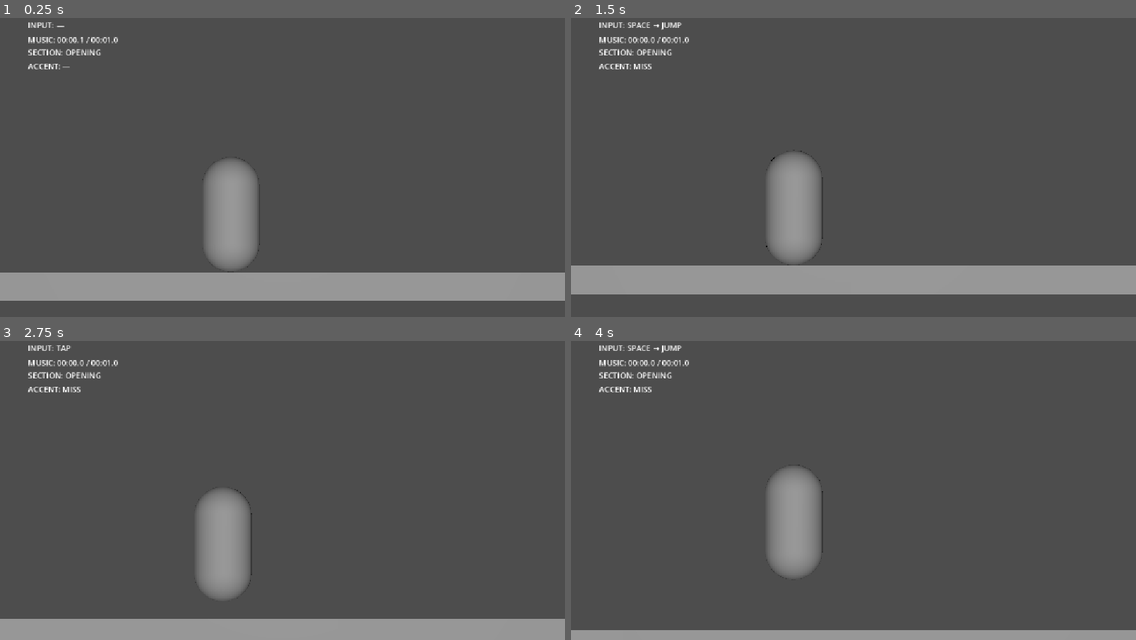
Above: before the commit, frames 1-4 (two rows, left to right).
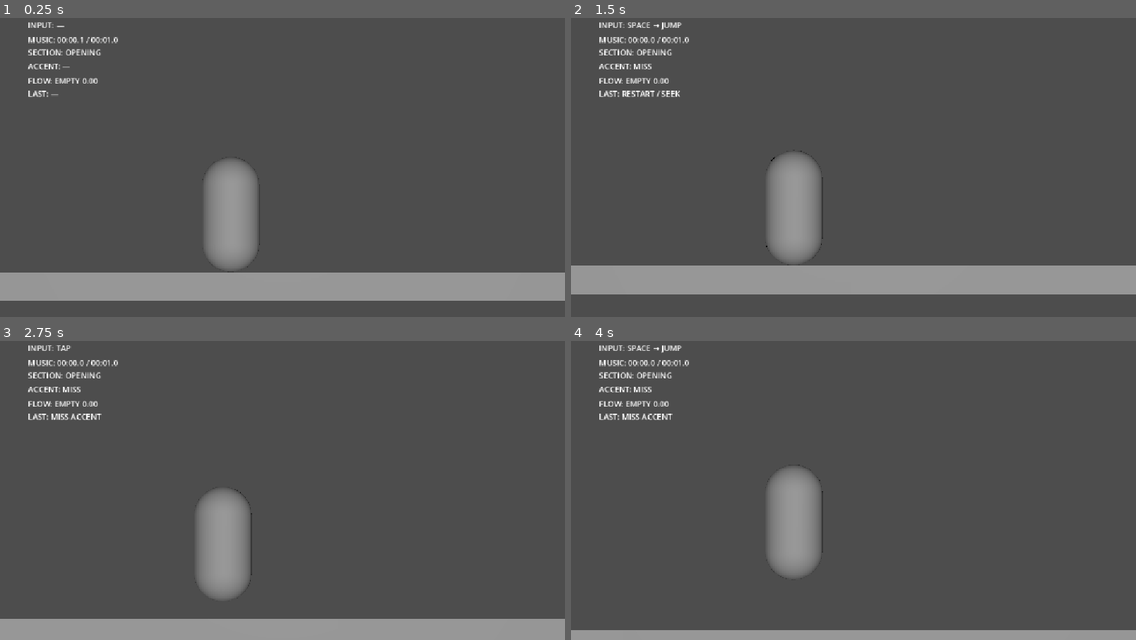
Above: after the commit, the same moments.

Repository: cemtheman/pasderun
Game: Godot game, scene res://scenes/gameplay/generated/graceful_opening_00_30_runtime.tscn
Same seed, same stepped clock (60 frames per second), same inputs: the game is played once before the commit and once after it. This scene is started directly instead of the project's main scene. Sound files missing from this copy of the repository are replaced by a short silence.
Inputs (mouse positions are in pixels of both pictures, inside the frame that each line leads up to):
- Up to frame 1 (0.25 s): no input
- Up to frame 2 (1.5 s): move the mouse to (977, 143) at 0.52 s; tap Space (jump) at 0.6, 0.77, 1.07 s; click (977, 143) at 0.67 s; drag from (740, 173) to (825, 221) at 1.27 s
- Up to frame 3 (2.75 s): tap Enter at 2 s; move the mouse to (339, 412) at 2.02 s; tap Space (jump) at 2.1 s; click (339, 412) at 2.17 s
- Up to frame 4 (4 s): drag from (825, 544) to (684, 433) at 2.77 s; tap Space (jump) at 3.5, 3.6, 3.77 s; move the mouse to (1023, 529) at 3.52 s; click (1023, 529) at 3.67 s

The runs differ from the first frame. In frame 1, 0.2% of the frame differs, in the area x 5-18%, y 20-27%; in frame 2, 0.3%, in the area x 5-20%, y 20-27%; in frame 3, 0.3%; in frame 4, 0.3%.

Commit message:
feat: add flow continuity prototype

Diff:
--- /dev/null
+++ b/scenes/gameplay/flow_tracker.gd
@@ -0,0 +1,289 @@
+extends Node
+
+signal flow_state_changed(state: StringName, value: float)
+signal flow_changed(value: float, delta: float, reason: String)
+
+const FLOW_THRESHOLDS := {
+	&"BUILDING": 0.05,
+	&"FLOWING": 0.45,
+	&"STRONG_FLOW": 0.75,
+}
+
+const CONTRIBUTIONS := {
+	&"JUMP": 0.14,
+	&"BALANCE": 0.14,
+	&"SAFE_ROUTE": 0.08,
+	&"TECHNICAL_ROUTE": 0.14,
+	&"PERFECT": 0.16,
+	&"GOOD": 0.11,
+	&"EARLY": 0.04,
+	&"LATE": 0.04,
+}
+
+const MISS_RETAINED_FRACTION := 0.75
+const CONTINUITY_WINDOW_SECONDS := 8.0
+const CONTINUITY_BONUS_PER_LINK := 0.02
+const MAX_CONTINUITY_LINKS := 3
+const MEANINGFUL_HOLD_SECONDS := 0.35
+const DECAY_GRACE_SECONDS := 6.0
+const DECAY_PER_SECOND := 0.01
+const LANDING_MARGIN_X := 0.15
+const LANDING_SEARCH_X := 6.0
+
+@export var dancer: CharacterBody3D
+@export var music_timeline: Node
+@export var musicality: Node
+@export var generated_level: Node3D
+@export var debug_label: Label
+@export_file("*.json") var geometry_plan_path := "res://data/geometry/graceful_opening.geometry_plan_v0_1.json"
+
+var flow_value := 0.0
+var _flow_state: StringName = &"EMPTY"
+var _last_reason := "—"
+var _last_playback_time := 0.0
+var _last_success_time := -INF
+var _continuity_links := 0
+var _fall_was_active := false
+var _balance_was_active := false
+var _balance_hold_seconds := 0.0
+var _jump_events: Array[Dictionary] = []
+var _fork_events: Array[Dictionary] = []
+
+
+func _ready() -> void:
+	if dancer == null or music_timeline == null or musicality == null or generated_level == null:
+		push_error("FlowTracker requires Dancer, MusicTimeline, Musicality, and GeneratedLevel references.")
+		set_physics_process(false)
+		return
+	if not musicality.has_signal(&"accent_evaluated"):
+		push_error("FlowTracker requires Musicality accent_evaluated signal.")
+		set_physics_process(false)
+		return
+	musicality.connect(&"accent_evaluated", Callable(self, "_on_accent_evaluated"))
+	if not _load_geometry_opportunities():
+		set_physics_process(false)
+		return
+	_last_playback_time = _playback_time()
+	_update_debug(0.0, "—")
+
+
+func _physics_process(delta: float) -> void:
+	var playback_time := _playback_time()
+	if playback_time + 0.05 < _last_playback_time:
+		_reset_flow("RESTART / SEEK")
+		_reset_opportunities()
+	_last_playback_time = playback_time
+
+	var has_fallen := bool(dancer.get("has_fallen"))
+	if has_fallen and not _fall_was_active:
+		_reset_flow("SERIOUS INTERRUPTION: FALL")
+	_fall_was_active = has_fallen
+	if has_fallen:
+		return
+
+	_track_balance(delta, playback_time)
+	_track_jump_events(playback_time)
+	_track_forks(playback_time)
+	_apply_gentle_decay(delta, playback_time)
+
+
+func get_flow_state() -> StringName:
+	if flow_value >= float(FLOW_THRESHOLDS[&"STRONG_FLOW"]):
+		return &"STRONG_FLOW"
+	if flow_value >= float(FLOW_THRESHOLDS[&"FLOWING"]):
+		return &"FLOWING"
+	if flow_value >= float(FLOW_THRESHOLDS[&"BUILDING"]):
+		return &"BUILDING"
+	return &"EMPTY"
+
+
+func _load_geometry_opportunities() -> bool:
+	var file := FileAccess.open(geometry_plan_path, FileAccess.READ)
+	if file == null:
+		push_error("FlowTracker could not open geometry plan: %s" % geometry_plan_path)
+		return false
+	var parsed: Variant = JSON.parse_string(file.get_as_text())
+	if not parsed is Dictionary:
+		push_error("FlowTracker geometry plan is invalid.")
+		return false
+	var plan: Dictionary = parsed
+	if not plan.has("events"):
+		push_error("FlowTracker geometry plan has no events.")
+		return false
+
+	_jump_events.clear()
+	_fork_events.clear()
+	for source_event: Dictionary in plan["events"]:
+		var movement_class := StringName(source_event["source_class"])
+		var branch: Variant = source_event.get("branch")
+		if branch != null:
+			var technical_gap := _find_segment(branch["routes"]["technical"]["segments"], "MEDIUM_GAP")
+			_fork_events.append({
+				"source_time": float(source_event["source_time"]),
+				"event_x": float(source_event["world"]["event_x"]),
+				"split_x": float(branch["split"]["x"]),
+				"merge_x": float(branch["merge"]["x"]),
+				"safe_elevation": float(branch["routes"]["safe"]["elevation"]),
+				"technical_elevation": float(branch["routes"]["technical"]["elevation"]),
+				"gap_start_x": float(technical_gap["start_x"]),
+				"gap_end_x": float(technical_gap["end_x"]),
+				"route": &"",
+				"gap_airborne": false,
+				"gap_landed": false,
+				"resolved": false,
+			})
+		elif String(movement_class).ends_with("_JUMP") or movement_class == &"LARGE_TRAVELLING_LEAP":
+			var geometry: Dictionary = source_event["geometry"]
+			_jump_events.append({
+				"source_time": float(source_event["source_time"]),
+				"movement_class": movement_class,
+				"start_x": float(geometry["start_x"]),
+				"end_x": float(geometry["end_x"]),
+				"airborne": false,
+				"resolved": false,
+			})
+	return true
+
+
+func _find_segment(segments: Array, segment_type: String) -> Dictionary:
+	for segment: Dictionary in segments:
+		if String(segment["type"]) == segment_type:
+			return segment
+	return {}
+
+
+func _track_balance(delta: float, playback_time: float) -> void:
+	var active := bool(dancer.get("in_balance_zone"))
+	if active:
+		_balance_was_active = true
+		if bool(dancer.get("pressing")) and bool(dancer.get("hold_triggered")):
+			_balance_hold_seconds += delta
+	elif _balance_was_active:
+		if _balance_hold_seconds >= MEANINGFUL_HOLD_SECONDS:
+			_apply_success(float(CONTRIBUTIONS[&"BALANCE"]), "BALANCE SUCCESS", playback_time)
+		_balance_was_active = false
+		_balance_hold_seconds = 0.0
+
+
+func _track_jump_events(playback_time: float) -> void:
+	var world_x := dancer.global_position.x
+	var on_floor := dancer.is_on_floor()
+	for event in _jump_events:
+		if event["resolved"]:
+			continue
+		var start_x: float = event["start_x"]
+		var end_x: float = event["end_x"]
+		if world_x >= start_x - 1.0 and world_x <= end_x + LANDING_SEARCH_X and not on_floor:
+			event["airborne"] = true
+		if event["airborne"] and world_x >= end_x + LANDING_MARGIN_X and on_floor:
+			event["resolved"] = true
+			_apply_success(float(CONTRIBUTIONS[&"JUMP"]), "%s SUCCESS" % event["movement_class"], playback_time)
+		elif world_x > end_x + LANDING_SEARCH_X:
+			event["resolved"] = true
+
+
+func _track_forks(playback_time: float) -> void:
+	var world_x := dancer.global_position.x
+	var world_y := dancer.global_position.y
+	var on_floor := dancer.is_on_floor()
+	for event in _fork_events:
+		if event["resolved"] or world_x < float(event["split_x"]):
+			continue
+		if event["route"] == &"" and world_x <= float(event["merge_x"]):
+			var route_threshold := lerpf(float(event["safe_elevation"]), float(event["technical_elevation"]), 0.5)
+			if on_floor and world_y > route_threshold:
+				event["route"] = &"TECHNICAL"
+			elif on_floor and world_y <= route_threshold:
+				event["route"] = &"SAFE"
+
+		if event["route"] == &"TECHNICAL":
+			if world_x >= float(event["gap_start_x"]) - 0.5 \
+			and world_x <= float(event["gap_end_x"]) + LANDING_SEARCH_X \
+			and not on_floor:
+				event["gap_airborne"] = true
+			if event["gap_airborne"] \
+			and world_x >= float(event["gap_end_x"]) + LANDING_MARGIN_X \
+			and on_floor \
+			and world_y > lerpf(float(event["safe_elevation"]), float(event["technical_elevation"]), 0.5):
+				event["gap_landed"] = true
+
+		if world_x >= float(event["merge_x"]) + LANDING_MARGIN_X and on_floor:
+			event["resolved"] = true
+			if event["route"] == &"TECHNICAL" and event["gap_landed"]:
+				_apply_success(float(CONTRIBUTIONS[&"TECHNICAL_ROUTE"]), "TECHNICAL ROUTE COMPLETE", playback_time)
+			else:
+				_apply_success(float(CONTRIBUTIONS[&"SAFE_ROUTE"]), "SAFE ROUTE COMPLETE", playback_time)
+		elif world_x > float(event["merge_x"]) + LANDING_SEARCH_X:
+			event["resolved"] = true
+
+
+func _on_accent_evaluated(classification: StringName, delta: float, _marker_time: float) -> void:
+	if classification == &"MISS":
+		var previous := flow_value
+		_set_flow(flow_value * MISS_RETAINED_FRACTION, "MISS ACCENT")
+		flow_changed.emit(flow_value, flow_value - previous, "MISS ACCENT")
+		return
+	if not CONTRIBUTIONS.has(classification):
+		return
+	var direction := "" if classification in [&"PERFECT", &"GOOD"] else " (%+.2fs)" % delta
+	_apply_success(float(CONTRIBUTIONS[classification]), "%s ACCENT%s" % [classification, direction], _playback_time())
+
+
+func _apply_success(base_amount: float, reason: String, playback_time: float) -> void:
+	if playback_time - _last_success_time <= CONTINUITY_WINDOW_SECONDS:
+		_continuity_links = mini(_continuity_links + 1, MAX_CONTINUITY_LINKS)
+	else:
+		_continuity_links = 0
+	var amount := base_amount + CONTINUITY_BONUS_PER_LINK * _continuity_links
+	var previous := flow_value
+	_set_flow(flow_value + amount, reason)
+	_last_success_time = playback_time
+	flow_changed.emit(flow_value, flow_value - previous, reason)
+
+
+func _apply_gentle_decay(delta: float, playback_time: float) -> void:
+	if _last_success_time == -INF or playback_time - _last_success_time <= DECAY_GRACE_SECONDS:
+		return
+	var previous := flow_value
+	_set_flow(flow_value - DECAY_PER_SECOND * delta, "MUSICAL SPACE")
+	if not is_equal_approx(previous, flow_value):
+		flow_changed.emit(flow_value, flow_value - previous, "MUSICAL SPACE")
+
+
+func _set_flow(value: float, reason: String) -> void:
+	flow_value = clampf(value, 0.0, 1.0)
+	_last_reason = reason
+	var next_state := get_flow_state()
+	if next_state != _flow_state:
+		_flow_state = next_state
+		flow_state_changed.emit(_flow_state, flow_value)
+	_update_debug(flow_value, reason)
+
+
+func _reset_flow(reason: String) -> void:
+	_continuity_links = 0
+	_last_success_time = -INF
+	_balance_was_active = false
+	_balance_hold_seconds = 0.0
+	_set_flow(0.0, reason)
+
+
+func _reset_opportunities() -> void:
+	for event in _jump_events:
+		event["airborne"] = false
+		event["resolved"] = false
+	for event in _fork_events:
+		event["route"] = &""
+		event["gap_airborne"] = false
+		event["gap_landed"] = false
+		event["resolved"] = false
+
+
+func _playback_time() -> float:
+	return float(music_timeline.call("get_playback_time"))
+
+
+func _update_debug(_value: float, reason: String) -> void:
+	if debug_label == null:
+		return
+	debug_label.text = "FLOW: %s %.2f\nLAST: %s" % [get_flow_state(), flow_value, reason]
--- a/scenes/gameplay/generated/graceful_opening_00_30_runtime.tscn
+++ b/scenes/gameplay/generated/graceful_opening_00_30_runtime.tscn
@@ -8,6 +8,7 @@
 [ext_resource type="Script" path="res://scenes/gameplay/musicality.gd" id="6_musicality"]
 [ext_resource type="PackedScene" path="res://scenes/gameplay/generated/graceful_opening_00_30.tscn" id="7_generated"]
 [ext_resource type="Script" path="res://scenes/gameplay/generated/fork_debug_visualization.gd" id="8_debug"]
+[ext_resource type="Script" path="res://scenes/gameplay/flow_tracker.gd" id="9_flow"]
 
 [sub_resource type="CapsuleMesh" id="CapsuleMesh_runtime"]
 
@@ -61,6 +62,14 @@
 dancer = NodePath("../../Dancer")
 debug_label = NodePath("../../DebugHUD/AccentDebug")
 
+[node name="FlowTracker" type="Node" parent="." node_paths=PackedStringArray("dancer", "music_timeline", "musicality", "generated_level", "debug_label")]
+script = ExtResource("9_flow")
+dancer = NodePath("../Dancer")
+music_timeline = NodePath("../Music/MusicTimeline")
+musicality = NodePath("../Music/Musicality")
+generated_level = NodePath("../GeneratedLevel")
+debug_label = NodePath("../DebugHUD/FlowDebug")
+
 [node name="Dancer" type="CharacterBody3D" parent="." node_paths=PackedStringArray("input_debug_label")]
 position = Vector3(0, 1.5, 0)
 script = ExtResource("3_dancer")
@@ -94,3 +103,10 @@
 offset_right = 330.0
 offset_bottom = 147.0
 text = "ACCENT: —"
+
+[node name="FlowDebug" type="Label" parent="DebugHUD"]
+offset_left = 57.0
+offset_top = 154.0
+offset_right = 390.0
+offset_bottom = 200.0
+text = "FLOW: EMPTY 0.00\nLAST: —"
--- a/scenes/gameplay/musicality.gd
+++ b/scenes/gameplay/musicality.gd
@@ -1,4 +1,6 @@
 extends Node
+
+signal accent_evaluated(classification: StringName, delta: float, marker_time: float)
 
 const ACCENT_MARKERS: Array[float] = [18.0, 22.0, 26.0]
 const PERFECT_WINDOW := 0.12
@@ -45,18 +47,21 @@
 	var accent_index := _nearest_available_accent(playback_time)
 	if accent_index < 0:
 		_show_feedback("MISS")
+		accent_evaluated.emit(&"MISS", 0.0, -1.0)
 		return
 
 	var delta := playback_time - ACCENT_MARKERS[accent_index]
 	var absolute_delta := absf(delta)
 	if absolute_delta > EARLY_LATE_WINDOW:
 		_show_feedback("MISS")
+		accent_evaluated.emit(&"MISS", delta, ACCENT_MARKERS[accent_index])
 		return
 
 	_consumed_accents[accent_index] = true
 	var classification := _classify_delta(delta)
 	var sign := "+" if delta >= 0.0 else ""
 	_show_feedback("%s  (%s%.2fs)" % [classification, sign, delta])
+	accent_evaluated.emit(classification, delta, ACCENT_MARKERS[accent_index])
 
 
 func _nearest_available_accent(playback_time: float) -> int:
Not shown: 1 places in scenes/gameplay/generated/graceful_opening_00_30_runtime.tscn that only renumber resources
Not shown, added: tools/music_analyzer/test_flow_tracker.py
